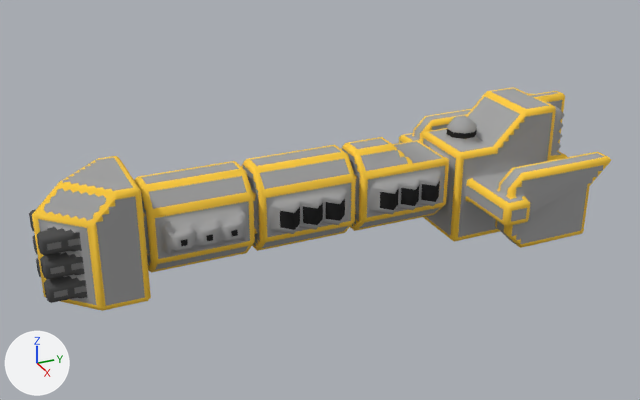
One commit to the OBJ model src/jsMain/resources/meshes/mechyrdia-5-tyla-class.obj: the scene before it, then after it.
Camera for both pictures: a camera (50 mm lens) standing at (125.9, -57.9, 73.1) and looking at (0.1, -1.3, 10.2). Lighting does not change. The marker at lower left points along +X, +Y and +Z. Where no turn or scale is listed for an object, it has been applied to the vertices.

In view in the first picture: 'mechyrdia-5-tyla-class'.
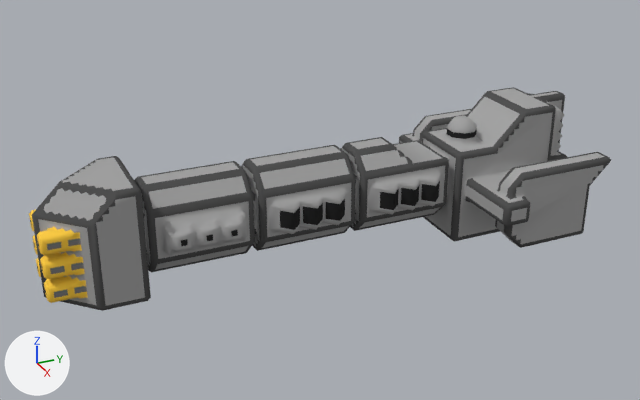
The change, as a list of edits to the scene's bpy script:
```text
Change me_mechyrdia_5_tyla_class:
    used by ob_mechyrdia_5_tyla_class; location = (0.0, 0.0, 0.0)
    remove me_mechyrdia_5_tyla_class.from_pydata(...)  # 2666 vertices, 4912 faces; spans x -18.5..18.5, y -48.0..48.0, z 0.0..23.0
    add me_mechyrdia_5_tyla_class.from_pydata(...)  # 2663 vertices, 4910 faces; spans x -18.5..18.5, y -48.0..48.0, z 0.0..23.0
    me_mechyrdia_5_tyla_class part 1: 1 vertex moved from x 6.5, y 30.5, z 17.5 to x 6.5, y 31.5, z 18.5; 12 vertices removed from x -16.0..13.0, y -9.0..44.5, z 4.0..21.0; 9 vertices added at x -8.0..8.0, y -1.0..44.5, z 9.0..20.5
    me_mechyrdia_5_tyla_class part 2: 3 vertices moved from x -3.5..5.0, y -44.5..-42.5, z 2.0..11.7 to x -4.5..4.0, y -46.5..-43.5, z 2.0..11.7; 7 vertices removed from x -6.0..7.5, y -45.3..-37.5, z 11.2..21.0; 7 vertices added at x -5.0..7.5, y -45.3..-37.5, z 3.7..19.5
    me_mechyrdia_5_tyla_class part 3: 1997 kept faces spanning x -18.5..18.5, y -48.0..48.0, z 0.0..23.0 get new texture (UV) coordinates
```

What differs and where, as boxes [x1, y1, x2, y2] in the pictures (640 x 400 px; the box of a moved part takes in the faces that stretch with it):
part 1 of me_mechyrdia_5_tyla_class, moved or reshaped: before [316, 103, 550, 206]; after [339, 119, 523, 201]
part 2 of me_mechyrdia_5_tyla_class, moved or reshaped: before [49, 195, 115, 309]; after [60, 192, 117, 309]
part 3 of me_mechyrdia_5_tyla_class, surface changed (yellow to grey): [29, 87, 611, 311] in both
